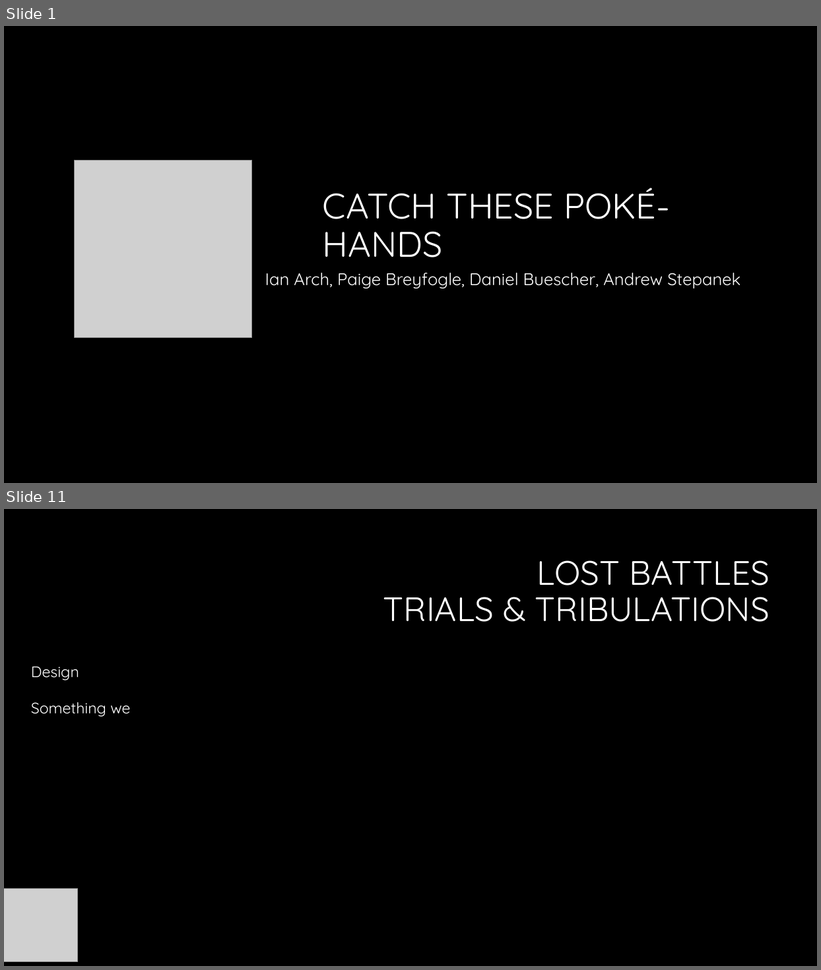
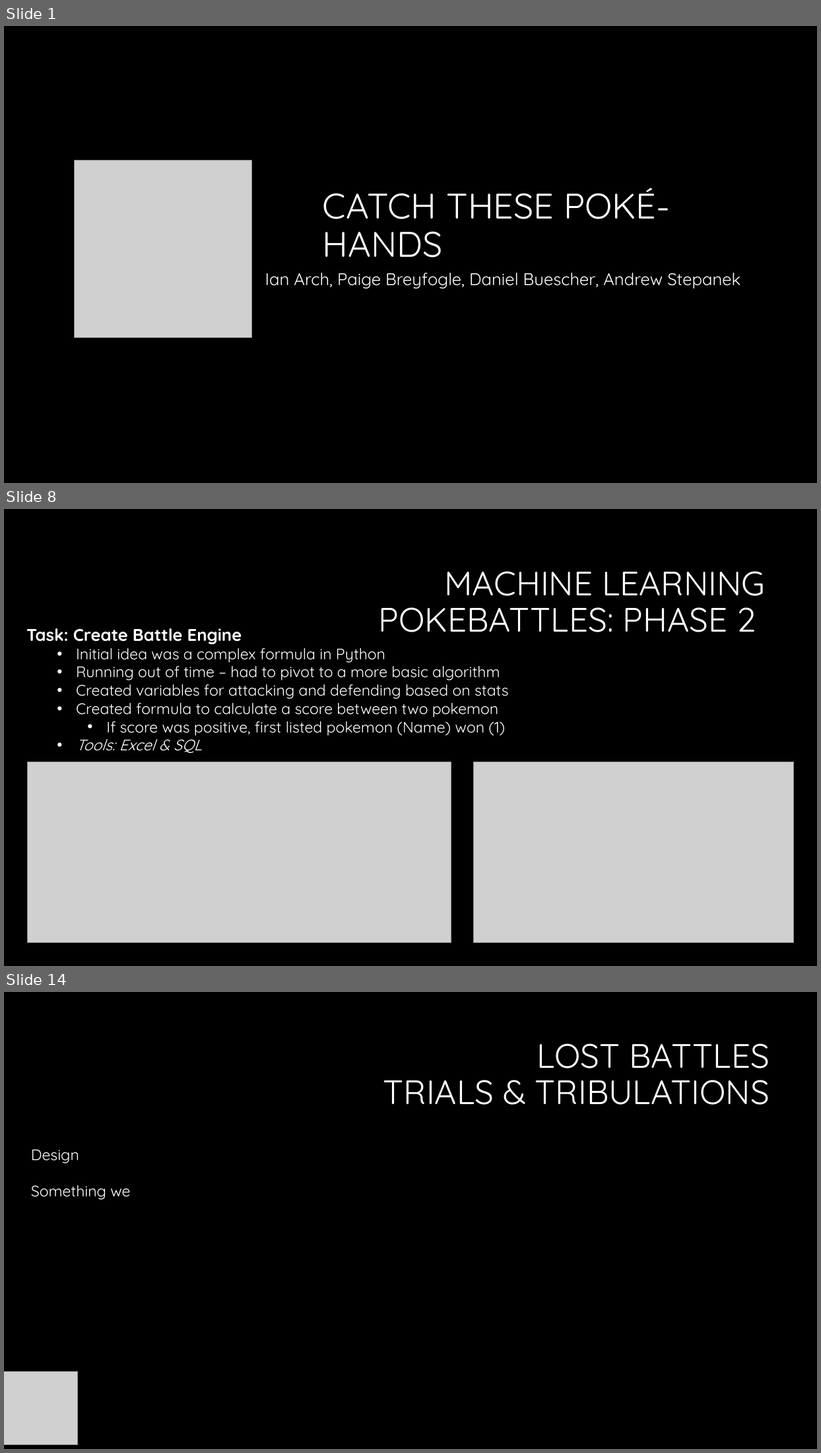
Before and after one commit to Dbuescher8/Final-Project, a slide deck: Final Presentation.pptx. Shown one above the other, each under a label of ours: slides 1 and 11 before the commit, slides 1, 8 and 14 after it; the slides between them are not shown. The pictures are 821x970 and 821x1453 pixels, drawn with LibreOffice and Linux fonts; fonts in the diff are those of the drawing; grey boxes stand for pictures; background and template pictures are left out. Boxes give left, top, right and bottom in pixels: in the first picture for what was removed or moved away, otherwise in the second. Text is boxed around its words. In the diff, an @@ line names an element or a change of style, - is before the commit and + after.

```diff
--- a/Final Presentation.pptx
+++ b/Final Presentation.pptx
@@ slide 8 added at <box>4,509,817,966</box>, background #000000 @@
@@ title added at <box>379,571,765,632</box>, 40 pt, text #FFFFFF @@
+MACHINE LEARNING
+POKEBATTLES: PHASE 2
@@ text added at <box>26,628,509,753</box>, 18 pt, text #FFFFFF @@
+  Task: Create Battle Engine
+    • Initial idea was a complex formula in Python
+    • Running out of time – had to pivot to a more basic algorithm
+    • Created variables for attacking and defending based on stats
+    • Created formula to calculate a score between two pokemon
+      • If score was positive, first listed pokemon (Name) won (1)
+    • Tools: Excel & SQL
@@ picture added at <box>28,762,451,943</box> @@
@@ picture added at <box>474,762,793,943</box> @@
@@ what was slide 11 is now slide 14 @@
```
Also in this commit, not shown: 3 slides changed, 8 other slides added, 6 slides removed, 1 other file.
